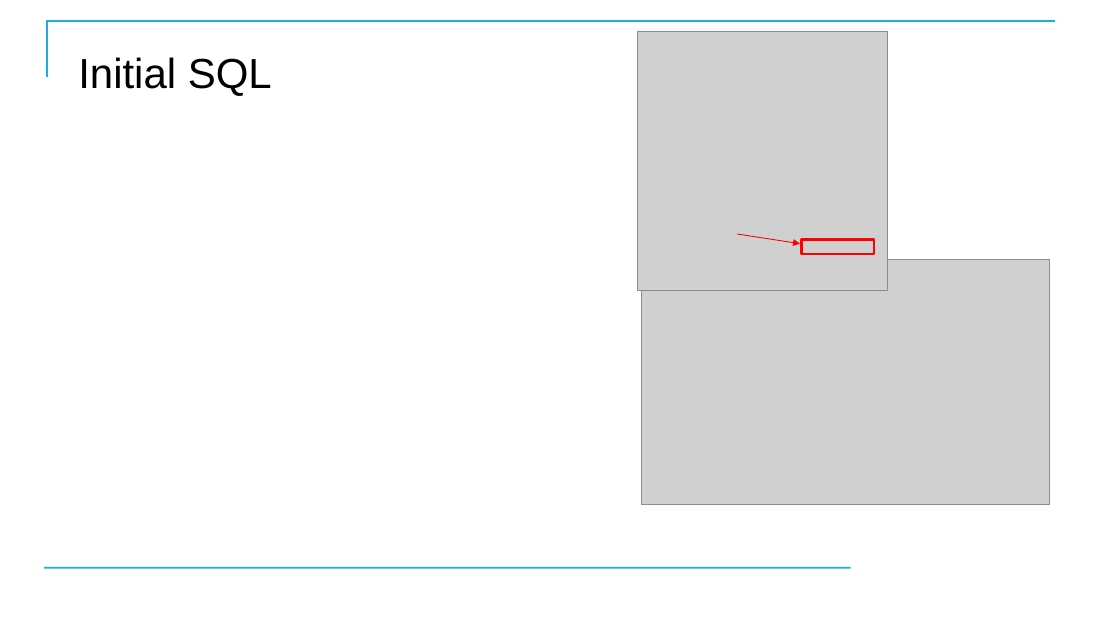
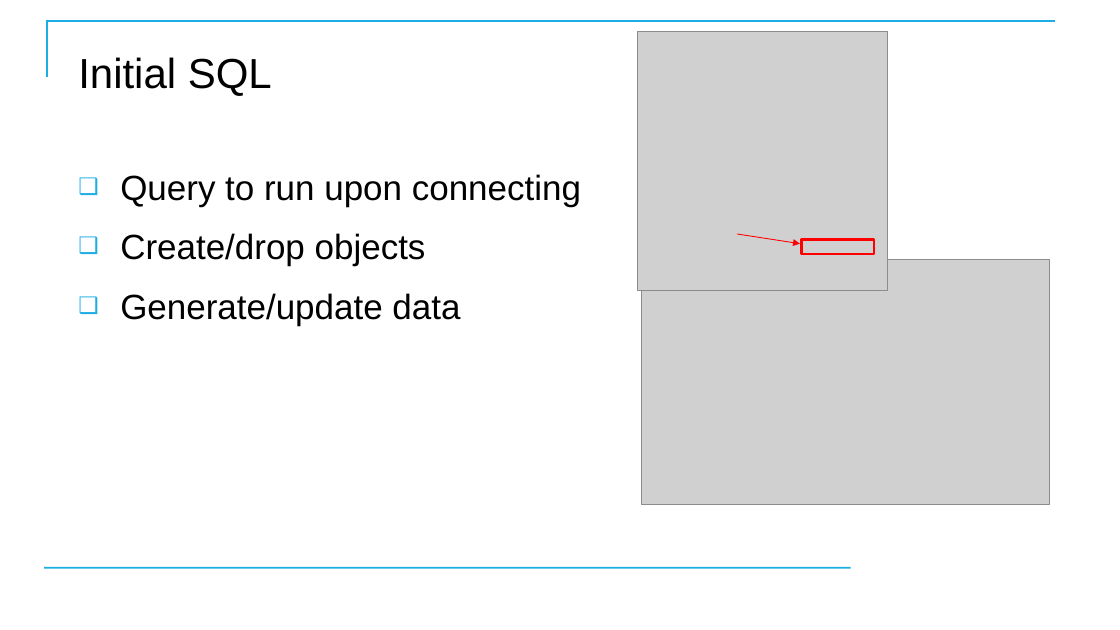
Before and after one commit to CostelloTechnicalConsulting/XTBP10---Tableau-Prep-Introduction, a slide deck: slide 33 of ppt/TableauPrepBuilderIntroV1_1.pptx. Drawn at 1120x630 pixels with LibreOffice and Linux fonts; fonts in the diff are those of the drawing; grey boxes stand for pictures; background and template pictures are left out. Boxes give left, top, right and bottom in pixels: in the first picture for what was removed or moved away, otherwise in the second. Text is boxed around its words. In the diff, an @@ line names an element or a change of style, - is before the commit and + after.

```diff
--- a/ppt/TableauPrepBuilderIntroV1_1.pptx
+++ b/ppt/TableauPrepBuilderIntroV1_1.pptx
@@ text added at (120, 174, 581, 325), 30 pt, text #000000 @@
+❑ Query to run upon connecting
+❑ Create/drop objects
+❑ Generate/update data
```
Also in this commit, not shown: 3 other slides changed, 8 other files.
